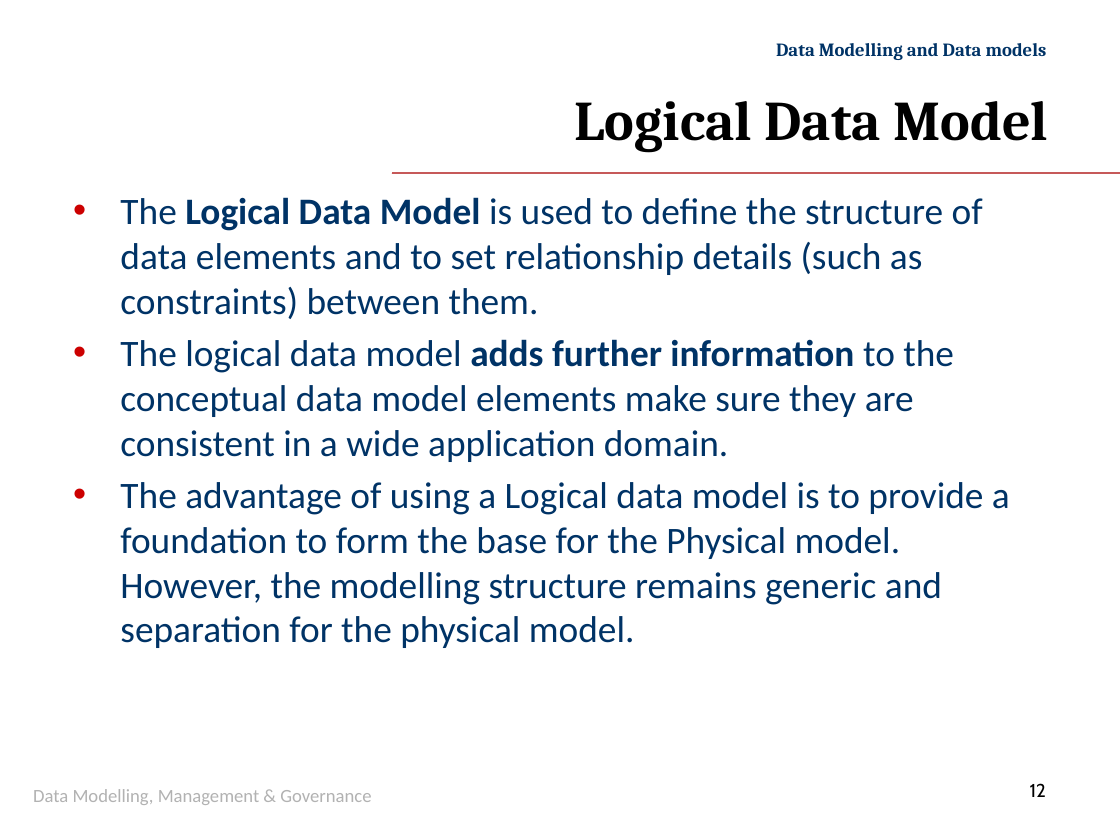
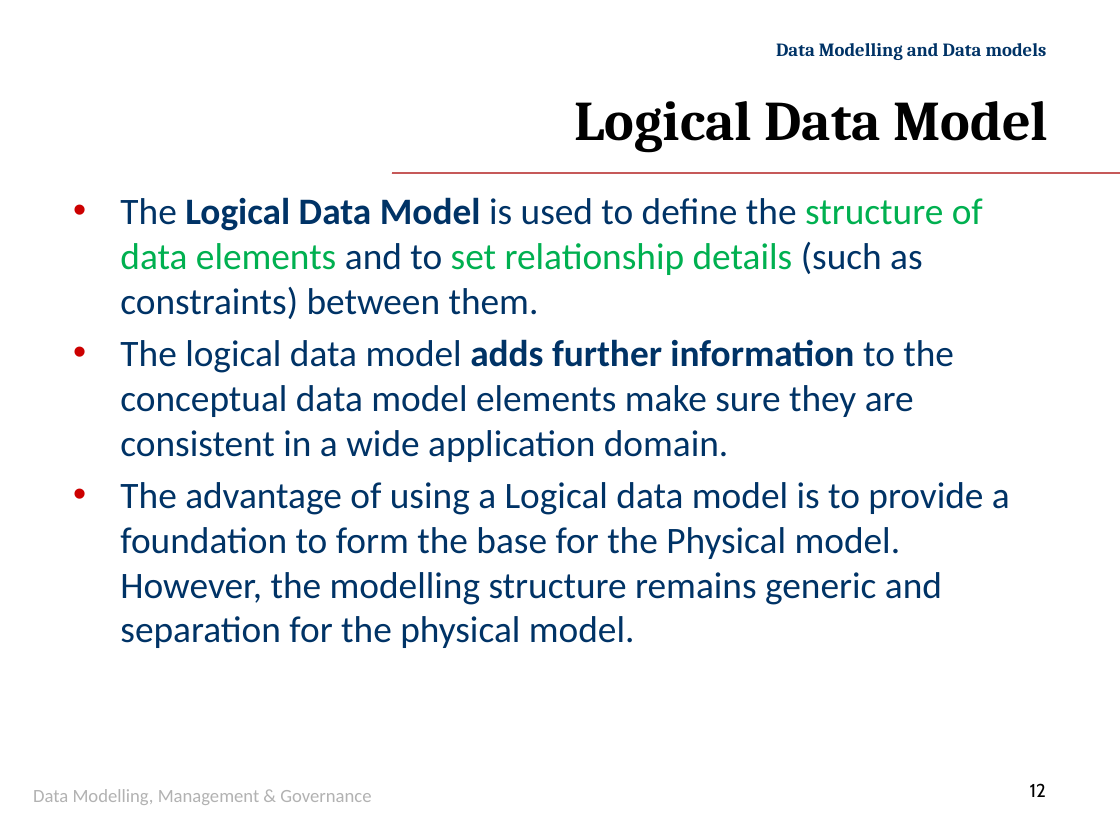
Before and after one commit to GangminLi/GangminLi.github.io, a slide deck: slide 12 of slides/cis108-6/Slides 3.1 - Data Modelling -ERM ERD and RDM.pptx. Drawn at 1120x840 pixels with LibreOffice and Linux fonts; fonts in the diff are those of the drawing; background and template pictures are left out. Boxes give left, top, right and bottom in pixels: in the first picture for what was removed or moved away, otherwise in the second. Text is boxed around its words. In the diff, an @@ line names an element or a change of style, - is before the commit and + after.

```diff
--- a/slides/cis108-6/Slides 3.1 - Data Modelling -ERM ERD and RDM.pptx
+++ b/slides/cis108-6/Slides 3.1 - Data Modelling -ERM ERD and RDM.pptx
@@ text at [120,197,983,319]: text colour #003366 to #00B050 in "structure of data elements set relationship details" @@
```
Also in this commit, not shown: 5 other slides changed, 12 other files.
